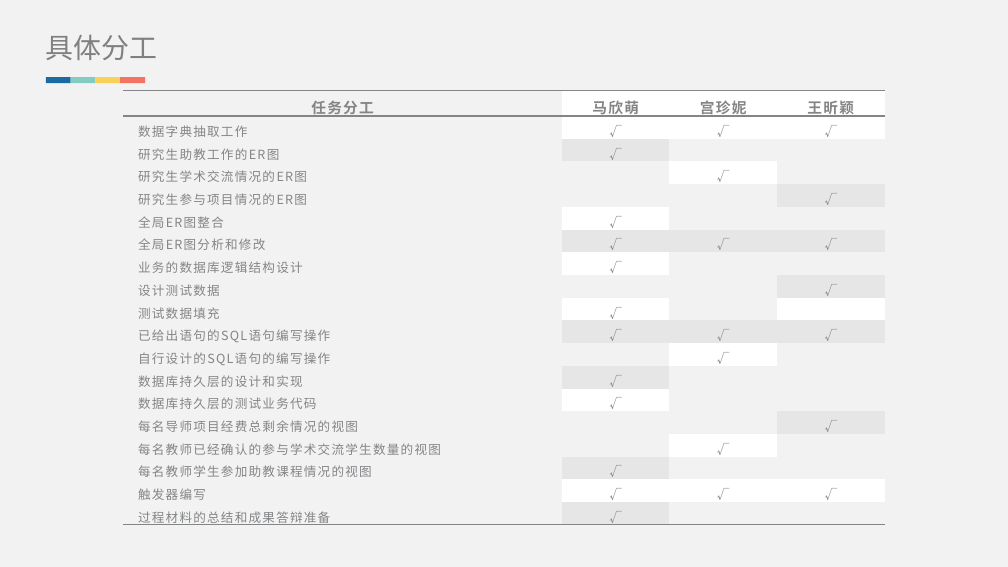
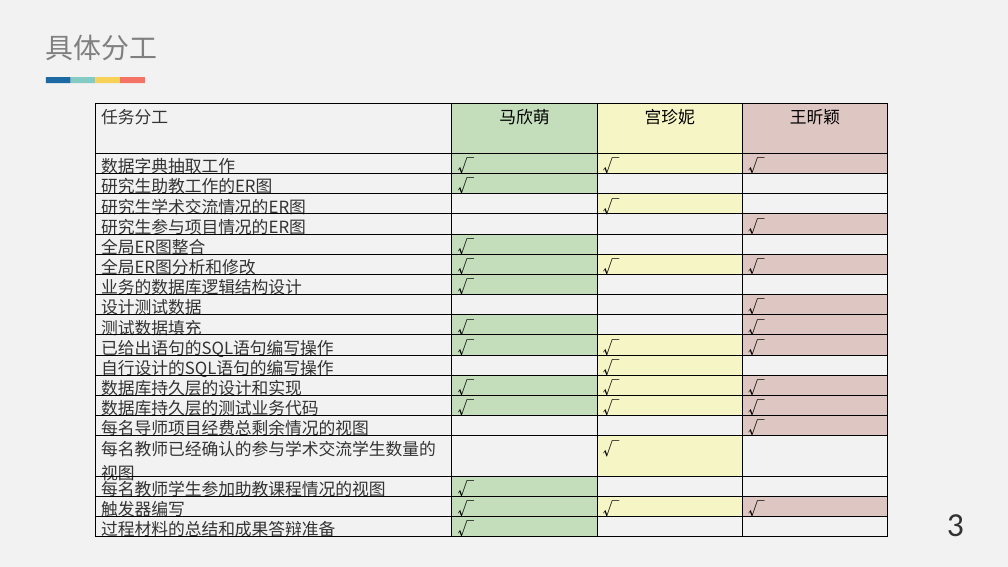
Before and after one commit to Brief-drizzle/database-ks, a slide deck: slide 6 of doc/答辩ppt.pptx. Drawn at 1008x567 pixels with LibreOffice and Linux fonts; fonts in the diff are those of the drawing. Boxes give left, top, right and bottom in pixels: in the first picture for what was removed or moved away, otherwise in the second. Text is boxed around its words. In the diff, an @@ line names an element or a change of style, - is before the commit and + after.

```diff
--- a/doc/答辩ppt.pptx
+++ b/doc/答辩ppt.pptx
@@ table at (95,104,887,541) @@
-row 10, column 4: 
+row 10, column 4: √
-row 13, column 3: 
+row 13, column 3: √
-row 13, column 4: 
+row 13, column 4: √
-row 14, column 3: 
+row 14, column 3: √
-row 14, column 4: 
+row 14, column 4: √
@@ fill #FFFFFF to #C4DEBB in 7 cells @@
@@ fill #FFFFFF to #F6F5C5 in 6 cells @@
@@ fill #FFFFFF to #DEC6C2 in 4 cells @@
@@ fill #E6E6E7 to #C4DEBB in 6 cells @@
@@ fill #E6E6E7 to #DEC6C2 in 5 cells @@
@@ fill #E6E6E7 to #F6F5C5 in 2 cells @@
@@ size 14 to 16 pt, bold off in "任务分工", "马欣萌", "宫珍妮", "王昕颖" @@
@@ text colour #848587 to #333333 in "任务分工", "数据字典抽取工作", "研究生助教工作的ER图", "研究生学术交流情况的ER图" and 15 more places @@
@@ letter spacing 1.2 to 0 pt, size 12 to 16 pt @@
@@ text colour #848587 to #000000 in "马欣萌", "宫珍妮", "王昕颖", "√" and 25 more places @@
@@ alignment centre to left @@
@@ line spacing 1.2 to 1 @@
@@ borders changed @@
@@ table: place and size @@
-table at (123,90,884,529)
+table at (95,104,887,541)
@@ text added at (947,514,964,537), 32 pt, text #333333 @@
+3
```
Also in this commit, not shown: 20 other slides changed, 1 slide added.
